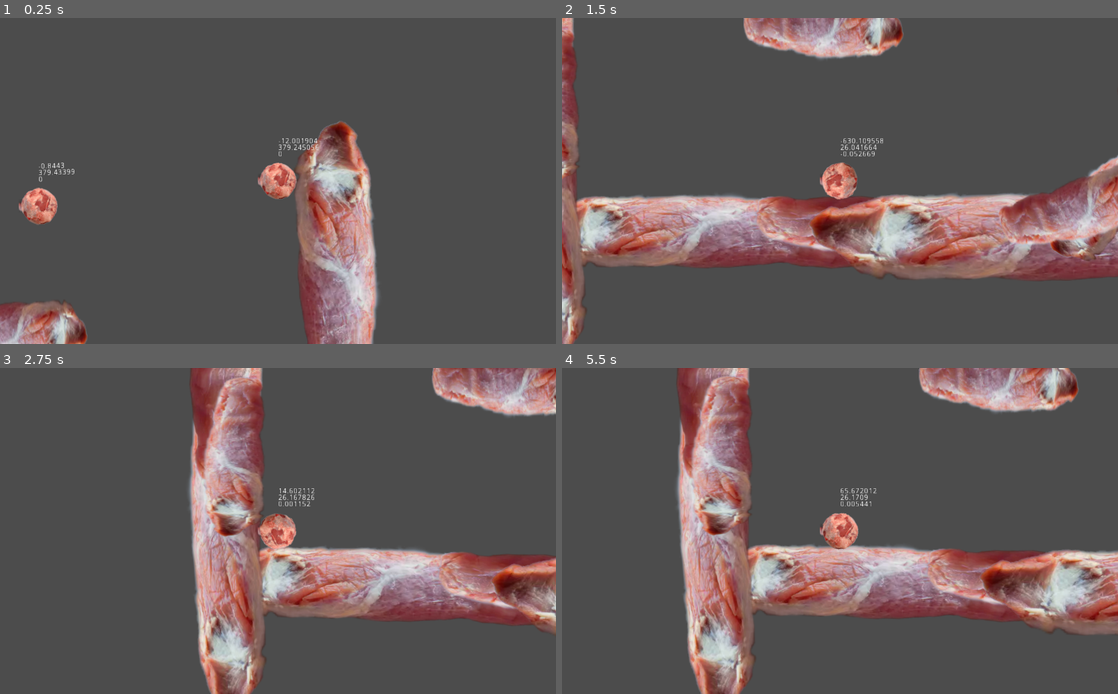
Above: before the commit, frames 1-4 (two rows, left to right).
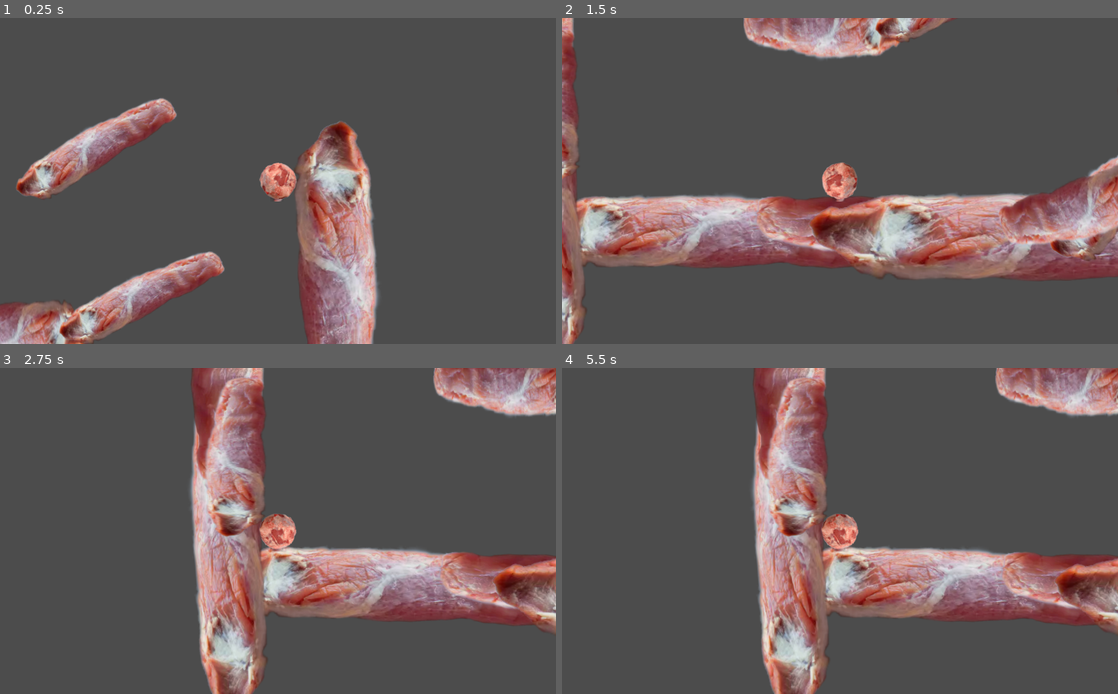
Above: after the commit, the same moments.

Repository: NanjaMonja/Ball
Game: Godot game, scene res://Main.tscn
Same seed, same stepped clock (60 frames per second), same inputs: the game is played once before the commit and once after it.
Inputs:
- Up to frame 1 (0.25 s): no input
- Up to frame 2 (1.5 s): no input
- Up to frame 3 (2.75 s): no input
- Up to frame 4 (5.5 s): no input

The runs differ from the first frame. In frame 1, 7.0% of the frame differs, in the area x 2-58%, y 24-100%; in frame 2, 0.8%; in frame 3, 4.4%; in frame 4, 39%, in the area x 20-100%, y 0-100%.

Commit message:
Fixed UP bug + Added platforms
Fixed a bug where old UP vector was used
Added platforms
Cleaned upp some debug from player

Diff:
--- a/Main.tscn
+++ b/Main.tscn
@@ -1,16 +1,17 @@
-[gd_scene load_steps=6 format=2]
+[gd_scene load_steps=7 format=2]
 
 [ext_resource path="res://Main.gd" type="Script" id=1]
 [ext_resource path="res://level_gym.tscn" type="PackedScene" id=2]
 [ext_resource path="res://gameplay/player.tscn" type="PackedScene" id=3]
 [ext_resource path="res://art/flesh_ball.png" type="Texture" id=4]
+[ext_resource path="res://gameplay/level_components/platform.tscn" type="PackedScene" id=5]
 
 [sub_resource type="CircleShape2D" id=1]
 
 custom_solver_bias = 0.0
 radius = 2000.0
 
-[node name="Main" type="Node" index="0"]
+[node name="Main" type="Node"]
 
 script = ExtResource( 1 )
 
@@ -47,7 +48,7 @@
 
 [node name="PlayerFlesh2" parent="." index="2" instance=ExtResource( 3 )]
 
-position = Vector2( 533.396, -8.38708 )
+position = Vector2( 389.352, -532.486 )
 gamepad = 1
 
 [node name="Planet" type="StaticBody2D" parent="." index="3"]
@@ -69,3 +70,68 @@
 
 scale = Vector2( 10.4, 10.4 )
 texture = ExtResource( 4 )
+
+[node name="Platform" parent="." index="4" instance=ExtResource( 5 )]
+
+position = Vector2( 641.307, -56.7478 )
+rotation = -0.503686
+
+[node name="Platform2" parent="." index="5" instance=ExtResource( 5 )]
+
+position = Vector2( 716.407, 219.498 )
+rotation = -0.433906
+
+[node name="Platform3" parent="." index="6" instance=ExtResource( 5 )]
+
+position = Vector2( 328.407, -399.991 )
+rotation = 0.499799
+
+[node name="Platform4" parent="." index="7" instance=ExtResource( 5 )]
+
+position = Vector2( -1186.74, 13057 )
+rotation = -0.640969
+
+[node name="Platform5" parent="." index="8" instance=ExtResource( 5 )]
+
+position = Vector2( -603.857, 13071 )
+rotation = -0.488231
+
+[node name="Platform6" parent="." index="9" instance=ExtResource( 5 )]
+
+position = Vector2( -386.154, 12790.1 )
+rotation = -0.424326
+
+[node name="Platform7" parent="." index="10" instance=ExtResource( 5 )]
+
+position = Vector2( -1741.53, 13092.1 )
+rotation = -0.754294
+
+[node name="Platform8" parent="." index="11" instance=ExtResource( 5 )]
+
+position = Vector2( -2193.89, 13162.3 )
+rotation = -0.944428
+
+[node name="Platform9" parent="." index="12" instance=ExtResource( 5 )]
+
+position = Vector2( 917.157, 12860.3 )
+rotation = 0.0526103
+
+[node name="Platform10" parent="." index="13" instance=ExtResource( 5 )]
+
+position = Vector2( 1282.34, 12860.3 )
+rotation = 0.417213
+
+[node name="Platform11" parent="." index="14" instance=ExtResource( 5 )]
+
+position = Vector2( 1633.47, 12874.4 )
+rotation = 0.403721
+
+[node name="Platform12" parent="." index="15" instance=ExtResource( 5 )]
+
+position = Vector2( 2960.76, 14033.1 )
+rotation = -0.433906
+
+[node name="Platform13" parent="." index="16" instance=ExtResource( 5 )]
+
+position = Vector2( 594.115, 12958.6 )
+rotation = -0.433906
--- /dev/null
+++ b/gameplay/level_components/platform.tscn
@@ -0,0 +1,29 @@
+[gd_scene load_steps=3 format=2]
+
+[ext_resource path="res://art/flesh_stick.png" type="Texture" id=1]
+
+[sub_resource type="CapsuleShape2D" id=1]
+
+custom_solver_bias = 0.0
+radius = 32.0
+height = 250.0
+
+[node name="Platform" type="StaticBody2D"]
+
+input_pickable = false
+collision_layer = 1
+collision_mask = 1
+constant_linear_velocity = Vector2( 0, 0 )
+constant_angular_velocity = 0.0
+friction = 1.0
+bounce = 0.0
+
+[node name="CollisionShape2D" type="CollisionShape2D" parent="." index="0"]
+
+rotation = 1.58339
+shape = SubResource( 1 )
+
+[node name="Sprite" type="Sprite" parent="." index="1"]
+
+scale = Vector2( 0.52, 0.55 )
+texture = ExtResource( 1 )
--- a/gameplay/player.gd
+++ b/gameplay/player.gd
@@ -17,7 +17,6 @@
 
 const POGO_LENGTH = 100.0
 
-const UP = Vector2(0, -1) # Not really supported to change yet. COMING SOON
 const SLOPE_STOP_MIN_VELOCITY = 0.01
 const MAX_BOUNCES = 4
 const FLOOR_MAX_ANGLE = 0.785398
@@ -35,7 +34,7 @@
 
 var velocity = Vector2()
 var angular_velocity = 0
-var pogo_direction = Vector2()
+var pogo_direction = Vector2(0, -1)
 
 var up = Vector2(0, -1)
 var gravity
@@ -57,9 +56,6 @@
 	var horizon = Vector2(-up.y, up.x)
 	var horizon_angle = horizon.angle()
 	rotation = horizon_angle
-#	var can_jump = false
-#	if is_on_floor:
-#		can_jump = true
 
 	var input_direction = get_input_direction()
 
@@ -107,7 +103,7 @@
 				velocity.x += jump_velocity * pogo_direction.rotated(horizon_angle).normalized().x
 				velocity.y = jump_velocity * pogo_direction.rotated(horizon_angle).normalized().y
 				$Jump.play()
-				print("DID IT!")
+#				print("DID IT!")
 			else:
 				jump_state = JUMP.PRE
 				jump_delta = 0
@@ -121,7 +117,7 @@
 				velocity.x += jump_velocity * pogo_direction.rotated(horizon_angle).normalized().x
 				velocity.y = jump_velocity * pogo_direction.rotated(horizon_angle).normalized().y * 1.5
 				$Jump.play()
-				print("PRE JUMP!!! ", str(jump_delta))
+#				print("PRE JUMP!!! ", str(jump_delta))
 			else:
 				jump_state = JUMP.IDLE
 
@@ -151,7 +147,7 @@
 	$Control/AngularVelocity.text = str(angular_velocity)
 
 	# MOVING
-	velocity = move_and_slide(velocity, UP, SLOPE_STOP_MIN_VELOCITY, MAX_BOUNCES, FLOOR_MAX_ANGLE)
+	velocity = move_and_slide(velocity, up, SLOPE_STOP_MIN_VELOCITY, MAX_BOUNCES, FLOOR_MAX_ANGLE)
 	is_on_floor = is_on_floor()
 
 	if get_slide_count() > 0:
@@ -179,9 +175,6 @@
 
 	$Sprite.rotation += angular_velocity * 2 * PI
 	$PogoStick.rotation = (pogo_direction * -1).angle()
-
-#	if is_on_floor:
-#		can_jump = true
 
 # ANIMATE POGO STICK
 
--- a/gameplay/player.tscn
+++ b/gameplay/player.tscn
@@ -12,7 +12,7 @@
 custom_solver_bias = 0.0
 radius = 32.0
 
-[node name="PlayerJonebone" type="KinematicBody2D"]
+[node name="PlayerJonebone" type="KinematicBody2D" index="0"]
 
 input_pickable = false
 collision_layer = 1
@@ -55,6 +55,7 @@
 
 [node name="Control" type="Control" parent="." index="3"]
 
+visible = false
 anchor_left = 0.0
 anchor_top = 0.0
 anchor_right = 0.0
